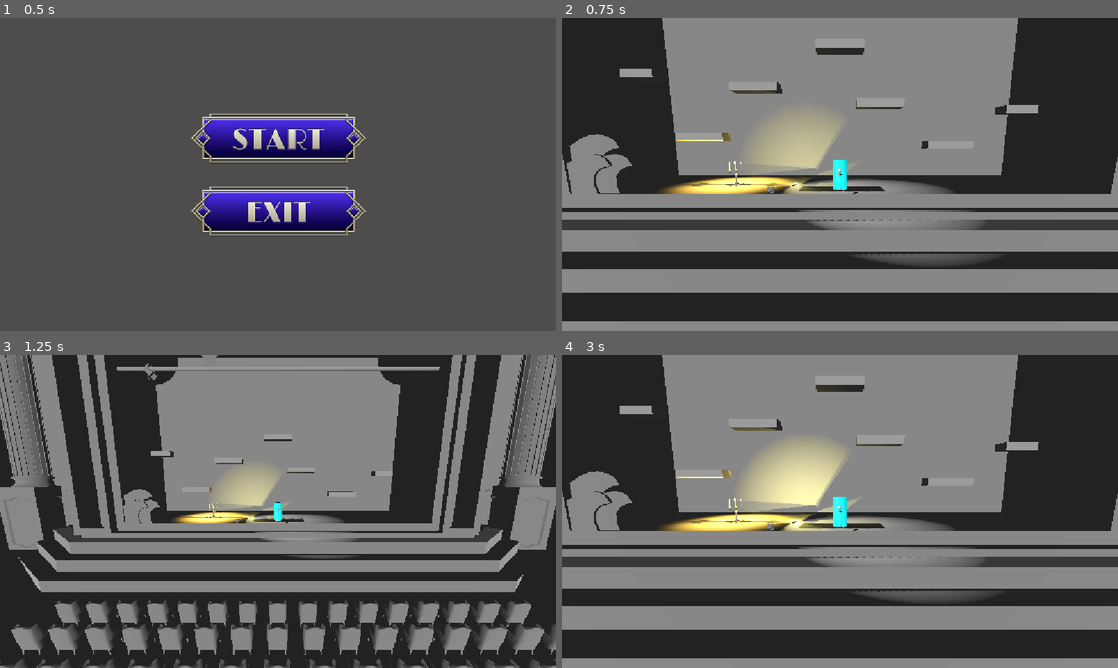
Above: before the commit, frames 1-4 (two rows, left to right).
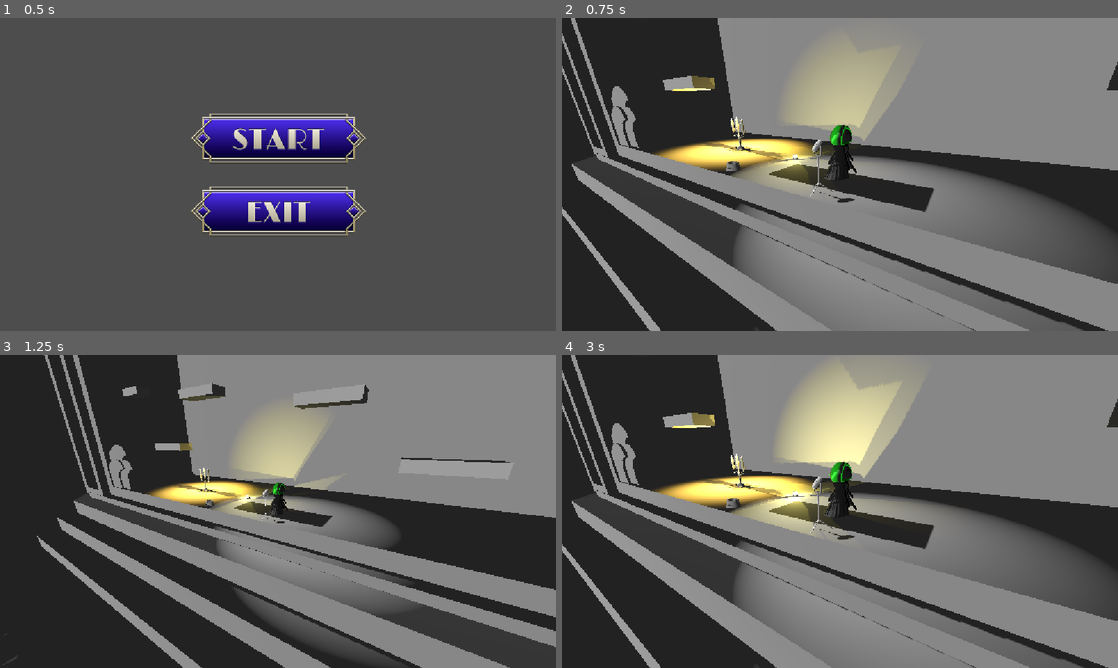
Above: after the commit, the same moments.

Repository: JoesRealAccount/ggj_2026
Game: Godot game, scene res://scenes/main_screen.tscn
Same seed, same stepped clock (60 frames per second), same inputs: the game is played once before the commit and once after it.
Inputs (mouse positions are in pixels of both pictures, inside the frame that each line leads up to):
- Up to frame 1 (0.5 s): no input
- Up to frame 2 (0.75 s): click (840, 136) at 0.5 s
- Up to frame 3 (1.25 s): no input
- Up to frame 4 (3 s): tap Enter (switch_mask) at 1.25, 2.1 s; hold D (move_right) 1.28-2.03 s; hold Enter (switch_mask) 1.28-2.03 s; tap W (jump) at 1.52, 2.27 s; hold Escape (back_to_menu) 2.03-2.75 s; click (840, 473) at 2.75 s

Frame 1 is identical in both runs. In frame 2, 53% of the frame differs, in the area x 0-100%, y 0-100%; in frame 3, 49%; in frame 4, 55%.

Commit message:
Add Miwa model and update player scene references

Diff:
--- a/prefabs/player.tscn
+++ b/prefabs/player.tscn
@@ -1,19 +1,25 @@
 [gd_scene format=3 uid="uid://dlmoo8dxmcxuu"]
 
 [ext_resource type="Script" uid="uid://4hscqonf2d4q" path="res://prefabs/player.gd" id="1_qhqgy"]
+[ext_resource type="PackedScene" uid="uid://b4udg4e47vk37" path="res://objects/Miwa/Miwa.fbx" id="2_r66lb"]
+[ext_resource type="ArrayMesh" uid="uid://dluk1rixt247e" path="res://objects/Mic/Mic_Test_Expo.obj" id="3_1txc5"]
 
 [sub_resource type="CapsuleShape3D" id="CapsuleShape3D_bw3m6"]
-
-[sub_resource type="StandardMaterial3D" id="StandardMaterial3D_6614m"]
-albedo_color = Color(0, 1, 1, 1)
+height = 1.7563477
 
 [node name="Player" type="CharacterBody3D" unique_id=449052630]
 axis_lock_linear_z = true
 axis_lock_angular_x = true
 script = ExtResource("1_qhqgy")
 
+[node name="Miwa" parent="." unique_id=46573434 instance=ExtResource("2_r66lb")]
+transform = Transform3D(-3.4969112e-06, 0, -80, 0, 80, 0, 80, 0, -3.4969112e-06, 0.6708671, 0.055729687, -0.043569744)
+
 [node name="CollisionShape3D" type="CollisionShape3D" parent="." unique_id=680144495]
+transform = Transform3D(1, 0, 0, 0, 1, 0, 0, 0, 1, 0, 0.8560589, 0)
 shape = SubResource("CapsuleShape3D_bw3m6")
 
-[node name="MeshInstance3D" type="CSGCylinder3D" parent="." unique_id=1450782178]
-material = SubResource("StandardMaterial3D_6614m")
+[node name="MicTestExpo" type="MeshInstance3D" parent="." unique_id=743736490]
+transform = Transform3D(1, 0, 0, 0, 1, 0, 0, 0, 1, -0.12637514, 0, 1.8107636)
+visible = false
+mesh = ExtResource("3_1txc5")
--- a/scenes/main_level.tscn
+++ b/scenes/main_level.tscn
@@ -57,13 +57,13 @@
 [node name="DirectionalLight3D" type="DirectionalLight3D" parent="WorldEnvironment" unique_id=1263175272]
 
 [node name="Player" parent="." unique_id=449052630 instance=ExtResource("2_qmak7")]
-transform = Transform3D(1, 0, 0, 0, 1, 0, 0, 0, 1, 0, 1.05, 0)
+transform = Transform3D(1, 0, 0, 0, 1, 0, 0, 0, 1, 0, 0.35328162, 0)
 max_jump_count = 1
 
 [node name="Camera" parent="." unique_id=657267949 node_paths=PackedStringArray("lookAtTarget") instance=ExtResource("3_u2c82")]
 environment = null
 lookAtTarget = NodePath("../Player")
-offset = Vector3(0, 4, 24)
+offset = Vector3(6, 4, 10)
 
 [node name="CharacterSpotLight" parent="." unique_id=215407691 node_paths=PackedStringArray("target") instance=ExtResource("4_u2c82")]
 transform = Transform3D(1, 0, 4.371139e-08, -4.371139e-08, 1.9106855e-15, 1, 0, -1, 1.9106855e-15, -13.3, 15.7, 0)
Binary file added: objects/Miwa/Miwa.fbx
Not shown, added: objects/Miwa/Miwa.fbx.import
